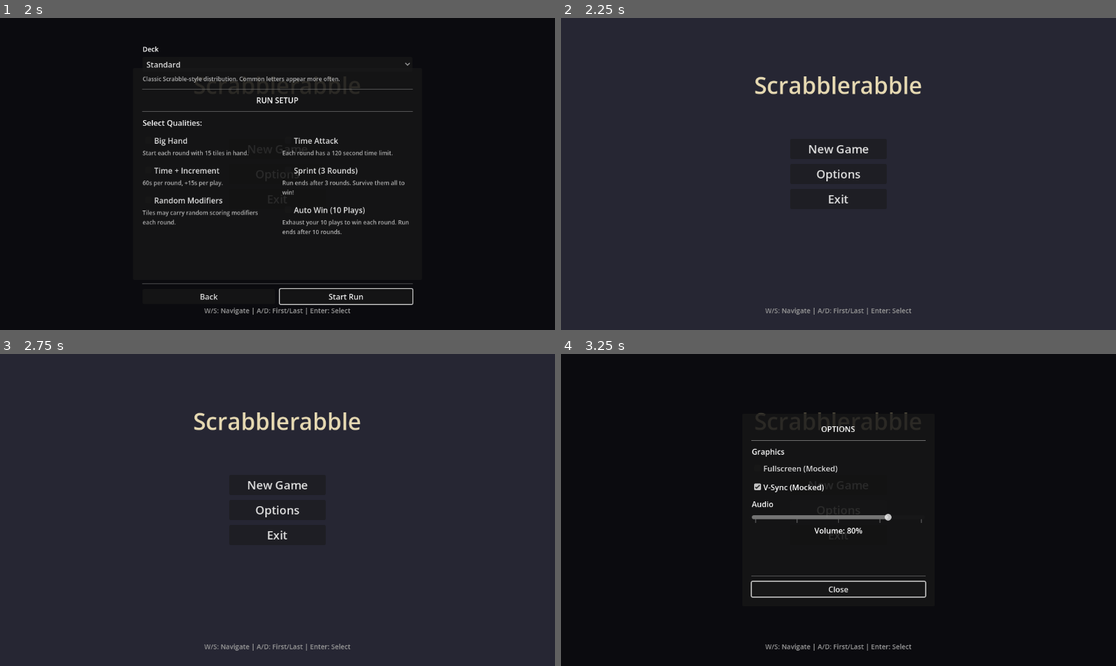
Above: before the commit, frames 1-4 (two rows, left to right).
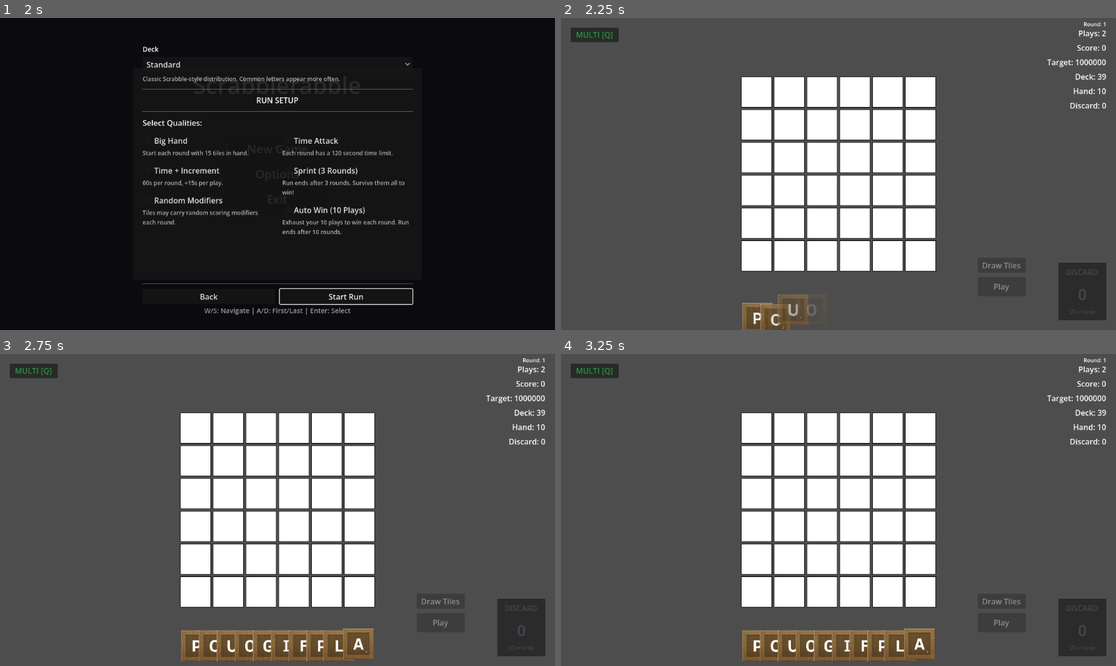
Above: after the commit, the same moments.

Repository: rcmilan/godot-scrabblerabble
Game: Godot game, scene res://scenes/title_screen/title_screen.tscn
Two runs of this game, one before a commit and one after it. Both use one fixed random seed, a clock stepped at 60 frames per second and the inputs below.
Inputs (mouse positions are in pixels of both pictures, inside the frame that each line leads up to):
- Up to frame 1 (2 s): click "New Game" at 0.5 s; click "New Game" at 1.25 s
- Up to frame 2 (2.25 s): click "Start Run" at 2 s
- Up to frame 3 (2.75 s): no input
- Up to frame 4 (3.25 s): click (838, 510) at 2.75 s, where only the run before the commit has a clickable "Options"

Frame 1 is identical in both runs. In frame 2, 96% of the frame differs, in the area x 0-100%, y 0-100%; in frame 3, 96%; in frame 4, 99%.
Error before the commit: Parse Error: Class "ProgressionConfig" hides a global script class. (res://Data/Progression/progression_config.gd:2)

Commit message:
fix: update all .tres resource file paths from Data/Assets to data/assets
- Updated 29 .tres files in data/bag_distribution, data/progression, and data/tile_data
- Fixed script references from res://Data/* to res://data/*
- Fixed texture references from res://Assets/Tiles/ to res://assets/tiles/

Diff:
--- a/data/bag_distribution/bag_default.tres
+++ b/data/bag_distribution/bag_default.tres
@@ -1,6 +1,6 @@
 [gd_resource type="Resource" script_class="BagDistribution" load_steps=2 format=3 uid="uid://bid2t50ifd402"]
 
-[ext_resource type="Script" uid="uid://dmo2awwrmb1jw" path="res://Data/BagDistribution/bag_distribution.gd" id="1_q047y"]
+[ext_resource type="Script" uid="uid://dmo2awwrmb1jw" path="res://data/BagDistribution/bag_distribution.gd" id="1_q047y"]
 
 [resource]
 script = ExtResource("1_q047y")
--- a/data/bag_distribution/bag_equal.tres
+++ b/data/bag_distribution/bag_equal.tres
@@ -1,6 +1,6 @@
 [gd_resource type="Resource" script_class="BagDistribution" load_steps=2 format=3 uid="uid://bag_equal_dist_1"]
 
-[ext_resource type="Script" uid="uid://dmo2awwrmb1jw" path="res://Data/BagDistribution/bag_distribution.gd" id="1_q047y"]
+[ext_resource type="Script" uid="uid://dmo2awwrmb1jw" path="res://data/BagDistribution/bag_distribution.gd" id="1_q047y"]
 
 [resource]
 script = ExtResource("1_q047y")
--- a/data/progression/progression_default.tres
+++ b/data/progression/progression_default.tres
@@ -1,6 +1,6 @@
 [gd_resource type="Resource" script_class="ProgressionConfig" load_steps=2 format=3]
 
-[ext_resource type="Script" path="res://Data/Progression/progression_config.gd" id="1_config"]
+[ext_resource type="Script" path="res://data/progression/progression_config.gd" id="1_config"]
 
 [resource]
 script = ExtResource("1_config")
--- a/data/tile_data/tiles/tile_a.tres
+++ b/data/tile_data/tiles/tile_a.tres
@@ -1,7 +1,7 @@
 [gd_resource type="Resource" script_class="LetterTileData" load_steps=3 format=3 uid="uid://d1t3x52dwit42"]
 
-[ext_resource type="Script" uid="uid://b4ytc5recc55s" path="res://Data/TileData/tile_data.gd" id="1_oihpx"]
-[ext_resource type="Texture2D" uid="uid://btl5hvev8xts0" path="res://Assets/Tiles/letter_A.png" id="2_nwml5"]
+[ext_resource type="Script" uid="uid://b4ytc5recc55s" path="res://data/TileData/tile_data.gd" id="1_oihpx"]
+[ext_resource type="Texture2D" uid="uid://btl5hvev8xts0" path="res://assets/Tiles/letter_A.png" id="2_nwml5"]
 
 [resource]
 script = ExtResource("1_oihpx")
--- a/data/tile_data/tiles/tile_b.tres
+++ b/data/tile_data/tiles/tile_b.tres
@@ -1,7 +1,7 @@
 [gd_resource type="Resource" script_class="LetterTileData" load_steps=3 format=3 uid="uid://uvpoapts5qhy"]
 
-[ext_resource type="Script" uid="uid://b4ytc5recc55s" path="res://Data/TileData/tile_data.gd" id="1_kbyqn"]
-[ext_resource type="Texture2D" uid="uid://dfccxy67b86m2" path="res://Assets/Tiles/letter_B.png" id="2_fc4id"]
+[ext_resource type="Script" uid="uid://b4ytc5recc55s" path="res://data/TileData/tile_data.gd" id="1_kbyqn"]
+[ext_resource type="Texture2D" uid="uid://dfccxy67b86m2" path="res://assets/Tiles/letter_B.png" id="2_fc4id"]
 
 [resource]
 script = ExtResource("1_kbyqn")
--- a/data/tile_data/tiles/tile_c.tres
+++ b/data/tile_data/tiles/tile_c.tres
@@ -1,7 +1,7 @@
 [gd_resource type="Resource" script_class="LetterTileData" load_steps=3 format=3 uid="uid://cp7wd66hntkiq"]
 
-[ext_resource type="Script" uid="uid://b4ytc5recc55s" path="res://Data/TileData/tile_data.gd" id="1_klyyj"]
-[ext_resource type="Texture2D" uid="uid://g466dycabdhl" path="res://Assets/Tiles/letter_C.png" id="2_ufqgt"]
+[ext_resource type="Script" uid="uid://b4ytc5recc55s" path="res://data/TileData/tile_data.gd" id="1_klyyj"]
+[ext_resource type="Texture2D" uid="uid://g466dycabdhl" path="res://assets/Tiles/letter_C.png" id="2_ufqgt"]
 
 [resource]
 script = ExtResource("1_klyyj")
--- a/data/tile_data/tiles/tile_d.tres
+++ b/data/tile_data/tiles/tile_d.tres
@@ -1,7 +1,7 @@
 [gd_resource type="Resource" script_class="LetterTileData" load_steps=3 format=3 uid="uid://cgpfduyd4g38w"]
 
-[ext_resource type="Script" uid="uid://b4ytc5recc55s" path="res://Data/TileData/tile_data.gd" id="1_ljxn7"]
-[ext_resource type="Texture2D" uid="uid://x7sqix1aeead" path="res://Assets/Tiles/letter_D.png" id="2_i64nx"]
+[ext_resource type="Script" uid="uid://b4ytc5recc55s" path="res://data/TileData/tile_data.gd" id="1_ljxn7"]
+[ext_resource type="Texture2D" uid="uid://x7sqix1aeead" path="res://assets/Tiles/letter_D.png" id="2_i64nx"]
 
 [resource]
 script = ExtResource("1_ljxn7")
--- a/data/tile_data/tiles/tile_e.tres
+++ b/data/tile_data/tiles/tile_e.tres
@@ -1,7 +1,7 @@
 [gd_resource type="Resource" script_class="LetterTileData" load_steps=3 format=3 uid="uid://b1prjomj3lxa8"]
 
-[ext_resource type="Script" uid="uid://b4ytc5recc55s" path="res://Data/TileData/tile_data.gd" id="1_12ifc"]
-[ext_resource type="Texture2D" uid="uid://0oo87mv4ntd6" path="res://Assets/Tiles/letter_E.png" id="2_w8her"]
+[ext_resource type="Script" uid="uid://b4ytc5recc55s" path="res://data/TileData/tile_data.gd" id="1_12ifc"]
+[ext_resource type="Texture2D" uid="uid://0oo87mv4ntd6" path="res://assets/Tiles/letter_E.png" id="2_w8her"]
 
 [resource]
 script = ExtResource("1_12ifc")
--- a/data/tile_data/tiles/tile_f.tres
+++ b/data/tile_data/tiles/tile_f.tres
@@ -1,7 +1,7 @@
 [gd_resource type="Resource" script_class="LetterTileData" load_steps=3 format=3 uid="uid://bdny2flya8w7j"]
 
-[ext_resource type="Script" uid="uid://b4ytc5recc55s" path="res://Data/TileData/tile_data.gd" id="1_mk3tk"]
-[ext_resource type="Texture2D" uid="uid://d1ym14tyhl0e0" path="res://Assets/Tiles/letter_F.png" id="2_tl45i"]
+[ext_resource type="Script" uid="uid://b4ytc5recc55s" path="res://data/TileData/tile_data.gd" id="1_mk3tk"]
+[ext_resource type="Texture2D" uid="uid://d1ym14tyhl0e0" path="res://assets/Tiles/letter_F.png" id="2_tl45i"]
 
 [resource]
 script = ExtResource("1_mk3tk")
--- a/data/tile_data/tiles/tile_g.tres
+++ b/data/tile_data/tiles/tile_g.tres
@@ -1,7 +1,7 @@
 [gd_resource type="Resource" script_class="LetterTileData" load_steps=3 format=3 uid="uid://c32iwqjndstx8"]
 
-[ext_resource type="Script" uid="uid://b4ytc5recc55s" path="res://Data/TileData/tile_data.gd" id="1_ivhsp"]
-[ext_resource type="Texture2D" uid="uid://do3rjvi2txn8r" path="res://Assets/Tiles/letter_G.png" id="2_xcdxp"]
+[ext_resource type="Script" uid="uid://b4ytc5recc55s" path="res://data/TileData/tile_data.gd" id="1_ivhsp"]
+[ext_resource type="Texture2D" uid="uid://do3rjvi2txn8r" path="res://assets/Tiles/letter_G.png" id="2_xcdxp"]
 
 [resource]
 script = ExtResource("1_ivhsp")
--- a/data/tile_data/tiles/tile_h.tres
+++ b/data/tile_data/tiles/tile_h.tres
@@ -1,7 +1,7 @@
 [gd_resource type="Resource" script_class="LetterTileData" load_steps=3 format=3 uid="uid://mkw3ghbc0ih6"]
 
-[ext_resource type="Script" uid="uid://b4ytc5recc55s" path="res://Data/TileData/tile_data.gd" id="1_mwd8a"]
-[ext_resource type="Texture2D" uid="uid://oq77ng6s0axo" path="res://Assets/Tiles/letter_H.png" id="2_3w1wq"]
+[ext_resource type="Script" uid="uid://b4ytc5recc55s" path="res://data/TileData/tile_data.gd" id="1_mwd8a"]
+[ext_resource type="Texture2D" uid="uid://oq77ng6s0axo" path="res://assets/Tiles/letter_H.png" id="2_3w1wq"]
 
 [resource]
 script = ExtResource("1_mwd8a")
--- a/data/tile_data/tiles/tile_i.tres
+++ b/data/tile_data/tiles/tile_i.tres
@@ -1,7 +1,7 @@
 [gd_resource type="Resource" script_class="LetterTileData" load_steps=3 format=3 uid="uid://d2yfgmea82c42"]
 
-[ext_resource type="Script" uid="uid://b4ytc5recc55s" path="res://Data/TileData/tile_data.gd" id="1_5kqbl"]
-[ext_resource type="Texture2D" uid="uid://7y2b0x6y61mw" path="res://Assets/Tiles/letter_I.png" id="2_luxcn"]
+[ext_resource type="Script" uid="uid://b4ytc5recc55s" path="res://data/TileData/tile_data.gd" id="1_5kqbl"]
+[ext_resource type="Texture2D" uid="uid://7y2b0x6y61mw" path="res://assets/Tiles/letter_I.png" id="2_luxcn"]
 
 [resource]
 script = ExtResource("1_5kqbl")
--- a/data/tile_data/tiles/tile_j.tres
+++ b/data/tile_data/tiles/tile_j.tres
@@ -1,7 +1,7 @@
 [gd_resource type="Resource" script_class="LetterTileData" load_steps=3 format=3 uid="uid://b6m47ildjtxhm"]
 
-[ext_resource type="Script" uid="uid://b4ytc5recc55s" path="res://Data/TileData/tile_data.gd" id="1_yrs3o"]
-[ext_resource type="Texture2D" uid="uid://b4osfi4h0ktkv" path="res://Assets/Tiles/letter_J.png" id="2_4vsau"]
+[ext_resource type="Script" uid="uid://b4ytc5recc55s" path="res://data/TileData/tile_data.gd" id="1_yrs3o"]
+[ext_resource type="Texture2D" uid="uid://b4osfi4h0ktkv" path="res://assets/Tiles/letter_J.png" id="2_4vsau"]
 
 [resource]
 script = ExtResource("1_yrs3o")
--- a/data/tile_data/tiles/tile_k.tres
+++ b/data/tile_data/tiles/tile_k.tres
@@ -1,7 +1,7 @@
 [gd_resource type="Resource" script_class="LetterTileData" load_steps=3 format=3 uid="uid://tbxfysiuq4ei"]
 
-[ext_resource type="Script" uid="uid://b4ytc5recc55s" path="res://Data/TileData/tile_data.gd" id="1_nstq6"]
-[ext_resource type="Texture2D" uid="uid://bvfgamxedbyi7" path="res://Assets/Tiles/letter_K.png" id="2_lme82"]
+[ext_resource type="Script" uid="uid://b4ytc5recc55s" path="res://data/TileData/tile_data.gd" id="1_nstq6"]
+[ext_resource type="Texture2D" uid="uid://bvfgamxedbyi7" path="res://assets/Tiles/letter_K.png" id="2_lme82"]
 
 [resource]
 script = ExtResource("1_nstq6")
--- a/data/tile_data/tiles/tile_l.tres
+++ b/data/tile_data/tiles/tile_l.tres
@@ -1,7 +1,7 @@
 [gd_resource type="Resource" script_class="LetterTileData" load_steps=3 format=3 uid="uid://ddpbq1i8eiqic"]
 
-[ext_resource type="Script" uid="uid://b4ytc5recc55s" path="res://Data/TileData/tile_data.gd" id="1_rt71h"]
-[ext_resource type="Texture2D" uid="uid://b8wjslxqiyhkb" path="res://Assets/Tiles/letter_L.png" id="2_l83qh"]
+[ext_resource type="Script" uid="uid://b4ytc5recc55s" path="res://data/TileData/tile_data.gd" id="1_rt71h"]
+[ext_resource type="Texture2D" uid="uid://b8wjslxqiyhkb" path="res://assets/Tiles/letter_L.png" id="2_l83qh"]
 
 [resource]
 script = ExtResource("1_rt71h")
--- a/data/tile_data/tiles/tile_m.tres
+++ b/data/tile_data/tiles/tile_m.tres
@@ -1,7 +1,7 @@
 [gd_resource type="Resource" script_class="LetterTileData" load_steps=3 format=3 uid="uid://bowapqi2lscgq"]
 
-[ext_resource type="Script" uid="uid://b4ytc5recc55s" path="res://Data/TileData/tile_data.gd" id="1_fs5gs"]
-[ext_resource type="Texture2D" uid="uid://bqnlyd1km3esl" path="res://Assets/Tiles/letter_M.png" id="2_wny2w"]
+[ext_resource type="Script" uid="uid://b4ytc5recc55s" path="res://data/TileData/tile_data.gd" id="1_fs5gs"]
+[ext_resource type="Texture2D" uid="uid://bqnlyd1km3esl" path="res://assets/Tiles/letter_M.png" id="2_wny2w"]
 
 [resource]
 script = ExtResource("1_fs5gs")
--- a/data/tile_data/tiles/tile_n.tres
+++ b/data/tile_data/tiles/tile_n.tres
@@ -1,7 +1,7 @@
 [gd_resource type="Resource" script_class="LetterTileData" load_steps=3 format=3 uid="uid://ddyt420x1xp5m"]
 
-[ext_resource type="Script" uid="uid://b4ytc5recc55s" path="res://Data/TileData/tile_data.gd" id="1_tmdbx"]
-[ext_resource type="Texture2D" uid="uid://dh4plhwgris6e" path="res://Assets/Tiles/letter_N.png" id="2_7ihmp"]
+[ext_resource type="Script" uid="uid://b4ytc5recc55s" path="res://data/TileData/tile_data.gd" id="1_tmdbx"]
+[ext_resource type="Texture2D" uid="uid://dh4plhwgris6e" path="res://assets/Tiles/letter_N.png" id="2_7ihmp"]
 
 [resource]
 script = ExtResource("1_tmdbx")
--- a/data/tile_data/tiles/tile_o.tres
+++ b/data/tile_data/tiles/tile_o.tres
@@ -1,7 +1,7 @@
 [gd_resource type="Resource" script_class="LetterTileData" load_steps=3 format=3 uid="uid://w3r6eushpy6n"]
 
-[ext_resource type="Script" uid="uid://b4ytc5recc55s" path="res://Data/TileData/tile_data.gd" id="1_0tbnm"]
-[ext_resource type="Texture2D" uid="uid://ct3jukn3237c0" path="res://Assets/Tiles/letter_O.png" id="2_t5vrp"]
+[ext_resource type="Script" uid="uid://b4ytc5recc55s" path="res://data/TileData/tile_data.gd" id="1_0tbnm"]
+[ext_resource type="Texture2D" uid="uid://ct3jukn3237c0" path="res://assets/Tiles/letter_O.png" id="2_t5vrp"]
 
 [resource]
 script = ExtResource("1_0tbnm")
--- a/data/tile_data/tiles/tile_p.tres
+++ b/data/tile_data/tiles/tile_p.tres
@@ -1,7 +1,7 @@
 [gd_resource type="Resource" script_class="LetterTileData" load_steps=3 format=3 uid="uid://cn2fllr5kn2nj"]
 
-[ext_resource type="Script" uid="uid://b4ytc5recc55s" path="res://Data/TileData/tile_data.gd" id="1_kqitw"]
-[ext_resource type="Texture2D" uid="uid://djvenbqfmle78" path="res://Assets/Tiles/letter_P.png" id="2_da3ff"]
+[ext_resource type="Script" uid="uid://b4ytc5recc55s" path="res://data/TileData/tile_data.gd" id="1_kqitw"]
+[ext_resource type="Texture2D" uid="uid://djvenbqfmle78" path="res://assets/Tiles/letter_P.png" id="2_da3ff"]
 
 [resource]
 script = ExtResource("1_kqitw")
--- a/data/tile_data/tiles/tile_q.tres
+++ b/data/tile_data/tiles/tile_q.tres
@@ -1,7 +1,7 @@
 [gd_resource type="Resource" script_class="LetterTileData" load_steps=3 format=3 uid="uid://cgbj6y6ckcbmp"]
 
-[ext_resource type="Script" uid="uid://b4ytc5recc55s" path="res://Data/TileData/tile_data.gd" id="1_48w5d"]
-[ext_resource type="Texture2D" uid="uid://dbh3yrwlfdhr8" path="res://Assets/Tiles/letter_Q.png" id="2_e2ijs"]
+[ext_resource type="Script" uid="uid://b4ytc5recc55s" path="res://data/TileData/tile_data.gd" id="1_48w5d"]
+[ext_resource type="Texture2D" uid="uid://dbh3yrwlfdhr8" path="res://assets/Tiles/letter_Q.png" id="2_e2ijs"]
 
 [resource]
 script = ExtResource("1_48w5d")
--- a/data/tile_data/tiles/tile_r.tres
+++ b/data/tile_data/tiles/tile_r.tres
@@ -1,7 +1,7 @@
 [gd_resource type="Resource" script_class="LetterTileData" load_steps=3 format=3 uid="uid://dqqh0lv8i8xpf"]
 
-[ext_resource type="Script" uid="uid://b4ytc5recc55s" path="res://Data/TileData/tile_data.gd" id="1_avamy"]
-[ext_resource type="Texture2D" uid="uid://jlilsuloxe8d" path="res://Assets/Tiles/letter_R.png" id="2_r7eov"]
+[ext_resource type="Script" uid="uid://b4ytc5recc55s" path="res://data/TileData/tile_data.gd" id="1_avamy"]
+[ext_resource type="Texture2D" uid="uid://jlilsuloxe8d" path="res://assets/Tiles/letter_R.png" id="2_r7eov"]
 
 [resource]
 script = ExtResource("1_avamy")
--- a/data/tile_data/tiles/tile_s.tres
+++ b/data/tile_data/tiles/tile_s.tres
@@ -1,7 +1,7 @@
 [gd_resource type="Resource" script_class="LetterTileData" load_steps=3 format=3 uid="uid://b7c26emiub5qc"]
 
-[ext_resource type="Script" uid="uid://b4ytc5recc55s" path="res://Data/TileData/tile_data.gd" id="1_1ohth"]
-[ext_resource type="Texture2D" uid="uid://c364uwwfu6e6y" path="res://Assets/Tiles/letter_S.png" id="2_3een3"]
+[ext_resource type="Script" uid="uid://b4ytc5recc55s" path="res://data/TileData/tile_data.gd" id="1_1ohth"]
+[ext_resource type="Texture2D" uid="uid://c364uwwfu6e6y" path="res://assets/Tiles/letter_S.png" id="2_3een3"]
 
 [resource]
 script = ExtResource("1_1ohth")
--- a/data/tile_data/tiles/tile_t.tres
+++ b/data/tile_data/tiles/tile_t.tres
@@ -1,7 +1,7 @@
 [gd_resource type="Resource" script_class="LetterTileData" load_steps=3 format=3 uid="uid://cluix2xn4j4fd"]
 
-[ext_resource type="Script" uid="uid://b4ytc5recc55s" path="res://Data/TileData/tile_data.gd" id="1_4qd0i"]
-[ext_resource type="Texture2D" uid="uid://cufk1cps8h5th" path="res://Assets/Tiles/letter_T.png" id="2_rjjrr"]
+[ext_resource type="Script" uid="uid://b4ytc5recc55s" path="res://data/TileData/tile_data.gd" id="1_4qd0i"]
+[ext_resource type="Texture2D" uid="uid://cufk1cps8h5th" path="res://assets/Tiles/letter_T.png" id="2_rjjrr"]
 
 [resource]
 script = ExtResource("1_4qd0i")
--- a/data/tile_data/tiles/tile_u.tres
+++ b/data/tile_data/tiles/tile_u.tres
@@ -1,7 +1,7 @@
 [gd_resource type="Resource" script_class="LetterTileData" load_steps=3 format=3 uid="uid://che3sreuj7ndu"]
 
-[ext_resource type="Script" uid="uid://b4ytc5recc55s" path="res://Data/TileData/tile_data.gd" id="1_4tqd5"]
-[ext_resource type="Texture2D" uid="uid://crcpv2ww8nxlr" path="res://Assets/Tiles/letter_U.png" id="2_2rlsh"]
+[ext_resource type="Script" uid="uid://b4ytc5recc55s" path="res://data/TileData/tile_data.gd" id="1_4tqd5"]
+[ext_resource type="Texture2D" uid="uid://crcpv2ww8nxlr" path="res://assets/Tiles/letter_U.png" id="2_2rlsh"]
 
 [resource]
 script = ExtResource("1_4tqd5")
--- a/data/tile_data/tiles/tile_v.tres
+++ b/data/tile_data/tiles/tile_v.tres
@@ -1,7 +1,7 @@
 [gd_resource type="Resource" script_class="LetterTileData" load_steps=3 format=3 uid="uid://ccfj17m280ik7"]
 
-[ext_resource type="Script" uid="uid://b4ytc5recc55s" path="res://Data/TileData/tile_data.gd" id="1_jt3op"]
-[ext_resource type="Texture2D" uid="uid://eoxq7mejvr4e" path="res://Assets/Tiles/letter_V.png" id="2_cy5ao"]
+[ext_resource type="Script" uid="uid://b4ytc5recc55s" path="res://data/TileData/tile_data.gd" id="1_jt3op"]
+[ext_resource type="Texture2D" uid="uid://eoxq7mejvr4e" path="res://assets/Tiles/letter_V.png" id="2_cy5ao"]
 
 [resource]
 script = ExtResource("1_jt3op")
--- a/data/tile_data/tiles/tile_w.tres
+++ b/data/tile_data/tiles/tile_w.tres
@@ -1,7 +1,7 @@
 [gd_resource type="Resource" script_class="LetterTileData" load_steps=3 format=3 uid="uid://duohs6v0eqxq3"]
 
-[ext_resource type="Script" uid="uid://b4ytc5recc55s" path="res://Data/TileData/tile_data.gd" id="1_ytp5v"]
-[ext_resource type="Texture2D" uid="uid://g6givvo3piit" path="res://Assets/Tiles/letter_W.png" id="2_u2yri"]
+[ext_resource type="Script" uid="uid://b4ytc5recc55s" path="res://data/TileData/tile_data.gd" id="1_ytp5v"]
+[ext_resource type="Texture2D" uid="uid://g6givvo3piit" path="res://assets/Tiles/letter_W.png" id="2_u2yri"]
 
 [resource]
 script = ExtResource("1_ytp5v")
--- a/data/tile_data/tiles/tile_x.tres
+++ b/data/tile_data/tiles/tile_x.tres
@@ -1,7 +1,7 @@
 [gd_resource type="Resource" script_class="LetterTileData" load_steps=3 format=3 uid="uid://dkb8a22ld3dwb"]
 
-[ext_resource type="Script" uid="uid://b4ytc5recc55s" path="res://Data/TileData/tile_data.gd" id="1_nf0rm"]
-[ext_resource type="Texture2D" uid="uid://cqkwu2d4npftv" path="res://Assets/Tiles/letter_X.png" id="2_2gas1"]
+[ext_resource type="Script" uid="uid://b4ytc5recc55s" path="res://data/TileData/tile_data.gd" id="1_nf0rm"]
+[ext_resource type="Texture2D" uid="uid://cqkwu2d4npftv" path="res://assets/Tiles/letter_X.png" id="2_2gas1"]
 
 [resource]
 script = ExtResource("1_nf0rm")
--- a/data/tile_data/tiles/tile_y.tres
+++ b/data/tile_data/tiles/tile_y.tres
@@ -1,7 +1,7 @@
 [gd_resource type="Resource" script_class="LetterTileData" load_steps=3 format=3 uid="uid://ut6uj34vr35c"]
 
-[ext_resource type="Script" uid="uid://b4ytc5recc55s" path="res://Data/TileData/tile_data.gd" id="1_1icrp"]
-[ext_resource type="Texture2D" uid="uid://lei1ptykoegs" path="res://Assets/Tiles/letter_Y.png" id="2_t0ub8"]
+[ext_resource type="Script" uid="uid://b4ytc5recc55s" path="res://data/TileData/tile_data.gd" id="1_1icrp"]
+[ext_resource type="Texture2D" uid="uid://lei1ptykoegs" path="res://assets/Tiles/letter_Y.png" id="2_t0ub8"]
 
 [resource]
 script = ExtResource("1_1icrp")
--- a/data/tile_data/tiles/tile_z.tres
+++ b/data/tile_data/tiles/tile_z.tres
@@ -1,7 +1,7 @@
 [gd_resource type="Resource" script_class="LetterTileData" load_steps=3 format=3 uid="uid://loh6k6urgkq5"]
 
-[ext_resource type="Script" uid="uid://b4ytc5recc55s" path="res://Data/TileData/tile_data.gd" id="1_ekg2s"]
-[ext_resource type="Texture2D" uid="uid://bo4i3b873fpnu" path="res://Assets/Tiles/letter_Z.png" id="2_sh44n"]
+[ext_resource type="Script" uid="uid://b4ytc5recc55s" path="res://data/TileData/tile_data.gd" id="1_ekg2s"]
+[ext_resource type="Texture2D" uid="uid://bo4i3b873fpnu" path="res://assets/Tiles/letter_Z.png" id="2_sh44n"]
 
 [resource]
 script = ExtResource("1_ekg2s")
Not shown, added: data/progression/progression_config.gd.uid
